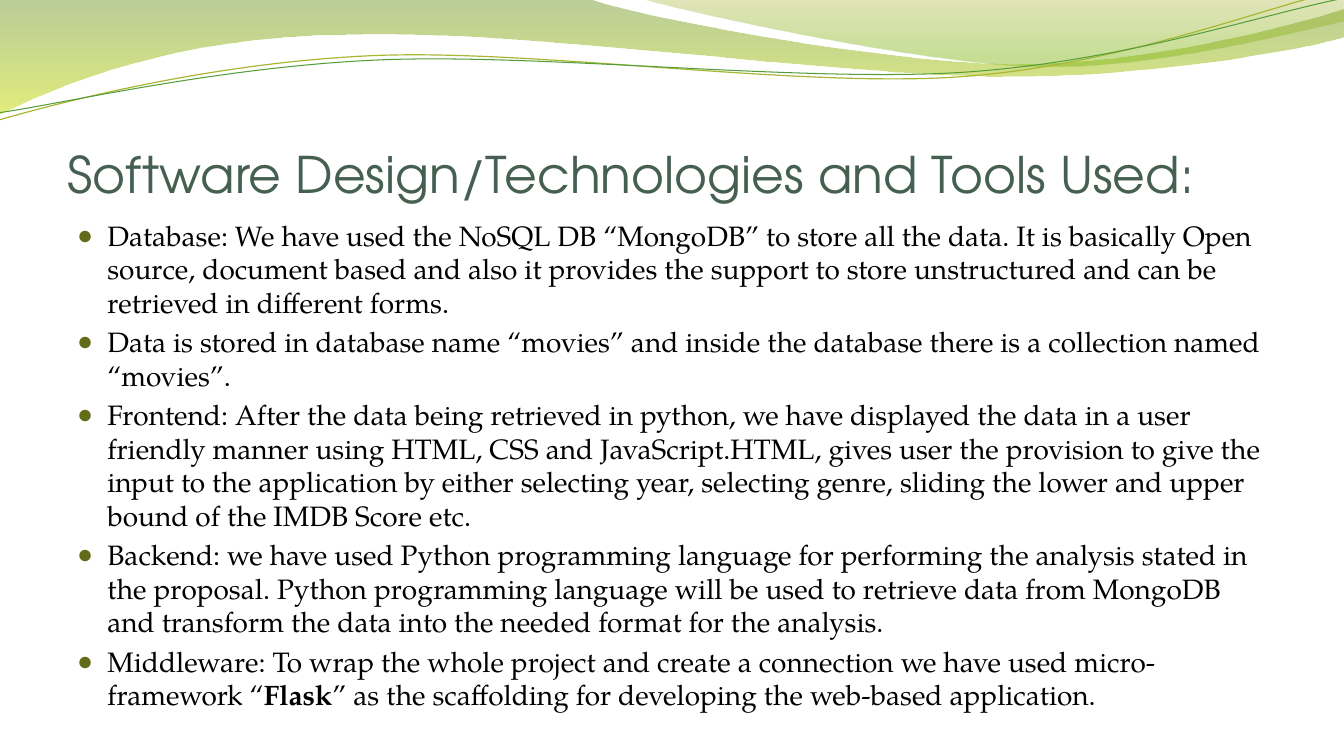
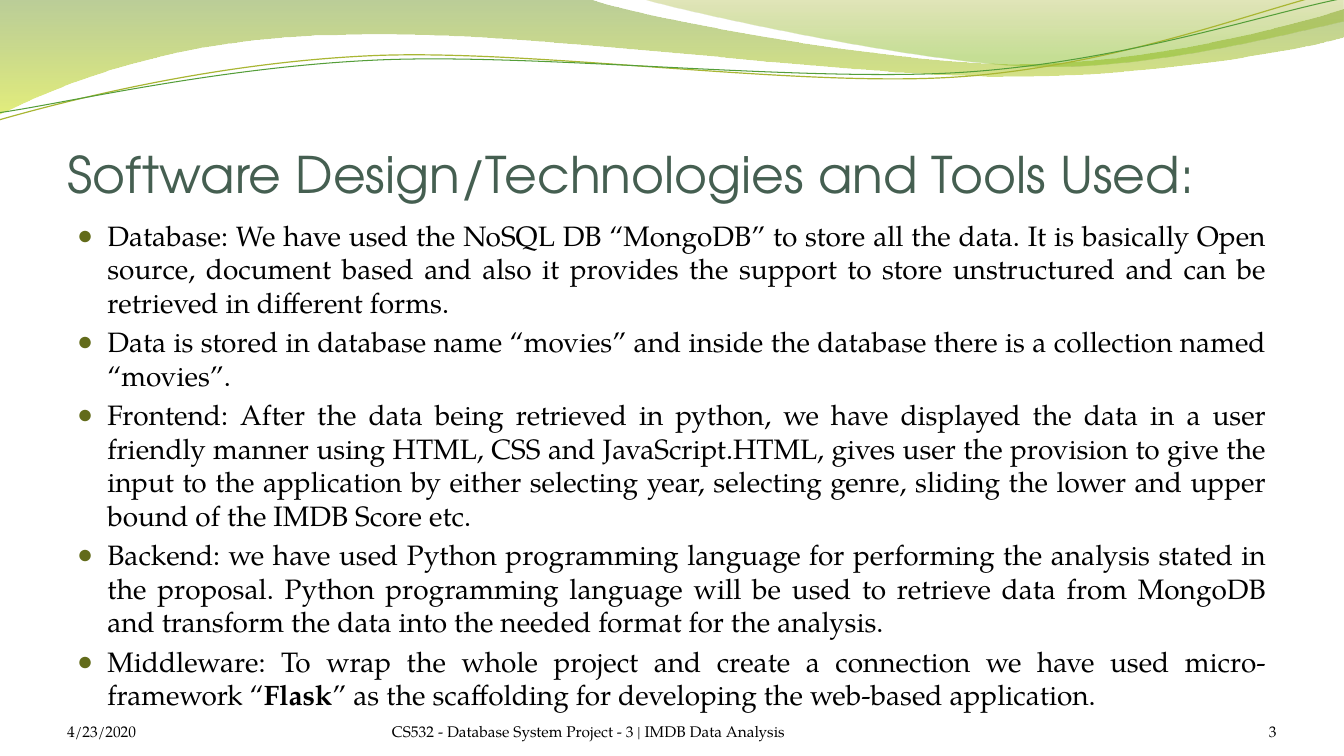
Before and after one commit to satrio-yudhoatmojo/CS532-Database-Systems-Spring-2020, a slide deck: slide 3 of Project-03/docs/saraf-yudhoatmojo_Presentation.pptx. Drawn at 1344x756 pixels with LibreOffice and Linux fonts; fonts in the diff are those of the drawing; background and template pictures are left out. Boxes give left, top, right and bottom in pixels: in the first picture for what was removed or moved away, otherwise in the second. Text is boxed around its words. In the diff, an @@ line names an element or a change of style, - is before the commit and + after.

```diff
--- a/Project-03/docs/saraf-yudhoatmojo_Presentation.pptx
+++ b/Project-03/docs/saraf-yudhoatmojo_Presentation.pptx
@@ text "Database: We have used the ..." at <box>107,225,1266,713</box>: alignment left to justified @@
@@ text added at <box>67,726,136,740</box>, 11 pt, text #000000 @@
+4/23/2020
@@ text added at <box>392,726,785,742</box>, 11 pt, text #000000 @@
+CS532 - Database System Project - 3 | IMDB Data Analysis
@@ page number added at <box>1269,726,1277,738</box>, 11 pt, text #000000 @@
+3
```
Also in this commit, not shown: 3 other slides changed, 9 slides added, 3 slides removed.
